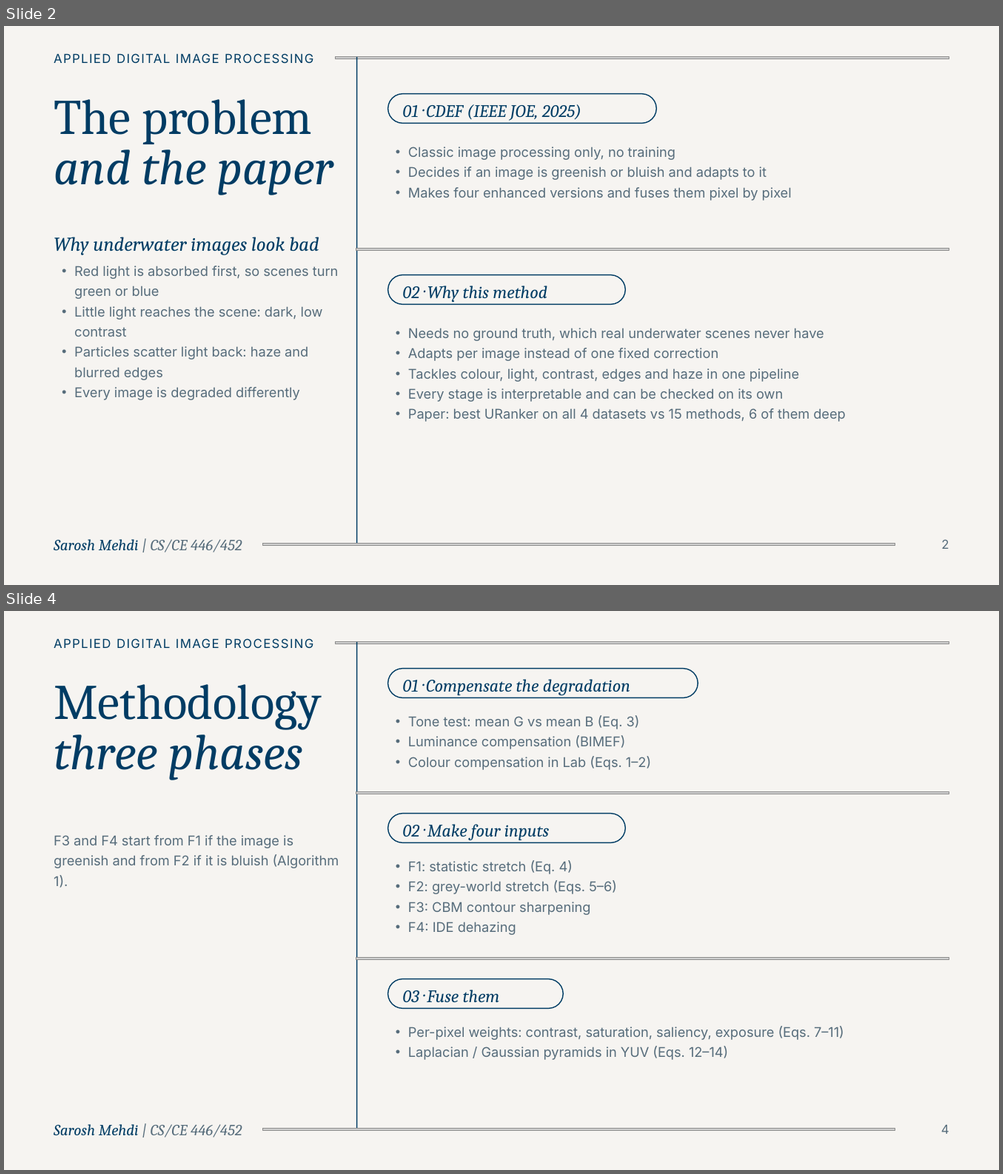
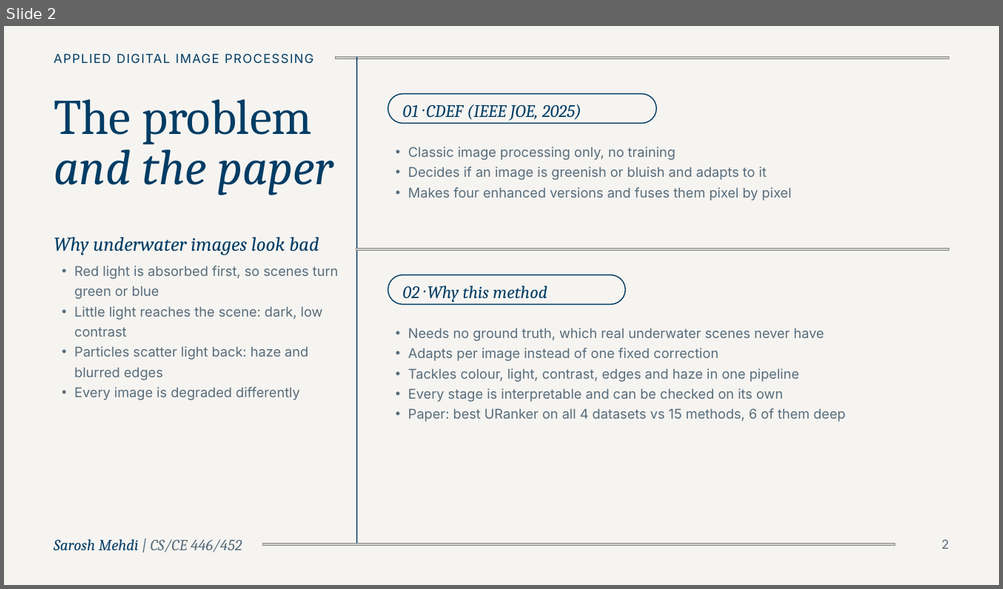
Before and after one commit to SaroshMehdi/adip_cdef_replication, a slide deck: CDEF Replication Interim Presentation II (updated).pptx. Shown one above the other, each under a label of ours: slides 2 and 4 before the commit, slide 2 after it; the slides between them are not shown. The pictures are 1003x1174 and 1003x589 pixels, drawn with LibreOffice and Linux fonts; fonts in the diff are those of the drawing; grey boxes stand for pictures. Boxes give left, top, right and bottom in pixels: in the first picture for what was removed or moved away, otherwise in the second. Text is boxed around its words. In the diff, an @@ line names an element or a change of style, - is before the commit and + after.

```diff
--- a/CDEF Replication Interim Presentation II (updated).pptx
+++ b/CDEF Replication Interim Presentation II (updated).pptx
@@ slide 4 removed at [4, 611, 999, 1170], background #F6F4F1 @@
@@ text removed at [54, 638, 313, 649] @@
-APPLIED DIGITAL IMAGE PROCESSING
@@ picture removed at [336, 642, 948, 644] @@
@@ rectangle removed at [356, 642, 357, 1130] @@
@@ freeform shape removed at [388, 669, 698, 698] @@
-01 · Compensate the degradation
@@ title removed at [54, 684, 321, 780] @@
-Methodology three phases
@@ text removed at [408, 715, 651, 770] @@
-• Tone test: mean G vs mean B (Eq. 3)
-• Luminance compensation (BIMEF)
-• Colour compensation in Lab (Eqs. 1–2)
@@ picture removed at [356, 792, 948, 794] @@
@@ freeform shape removed at [388, 814, 626, 843] @@
-02 · Make four inputs
@@ text removed at [54, 835, 339, 888] @@
-F3 and F4 start from F1 if the image is greenish and from F2 if it is bluish (Algorithm 1).
@@ text removed at [408, 860, 617, 935] @@
-• F1: statistic stretch (Eq. 4)
-• F2: grey-world stretch (Eqs. 5–6)
-• F3: CBM contour sharpening
-• F4: IDE dehazing
@@ picture removed at [356, 958, 948, 960] @@
@@ freeform shape removed at [388, 980, 563, 1008] @@
-03 · Fuse them
@@ text removed at [408, 1026, 844, 1060] @@
-• Per-pixel weights: contrast, saturation, saliency, exposure (Eqs. 7–11)
-• Laplacian / Gaussian pyramids in YUV (Eqs. 12–14)
@@ text removed at [54, 1125, 242, 1138] @@
-Sarosh Mehdi | CS/CE 446/452
@@ picture removed at [263, 1129, 895, 1130] @@
@@ text removed at [941, 1125, 949, 1134] @@
-4
```
Also in this commit, not shown: 5 slides changed, 58 other files.
